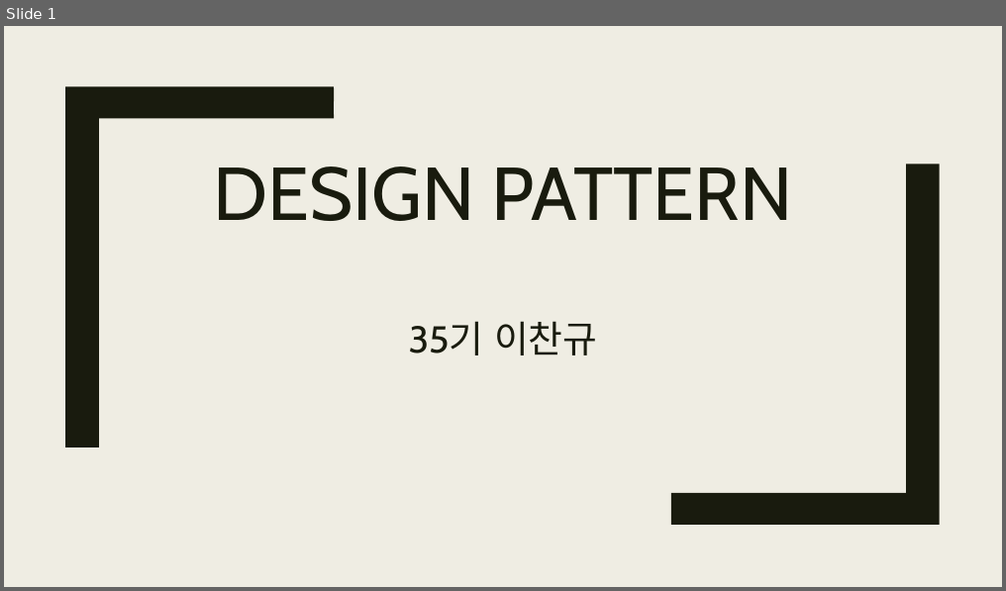
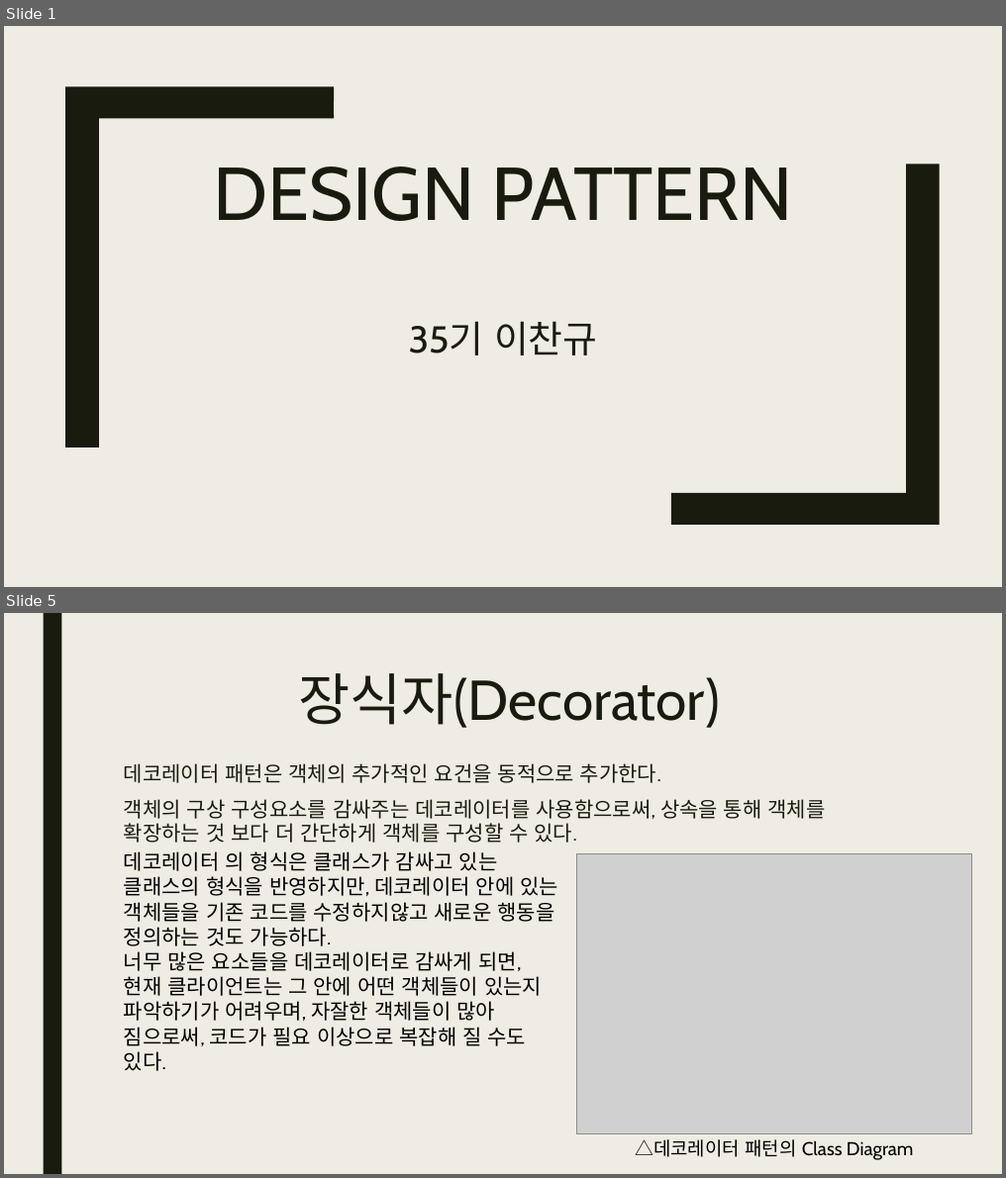
Before and after one commit to tonnac/Study_0, a slide deck: Design_Pattern.pptx. Shown one above the other, each under a label of ours: slide 1 before the commit, slides 1 and 5 after it; the slides between them are not shown. The pictures are 1006x591 and 1006x1178 pixels, drawn with LibreOffice and Linux fonts; fonts in the diff are those of the drawing; grey boxes stand for pictures. Boxes give left, top, right and bottom in pixels: in the first picture for what was removed or moved away, otherwise in the second. Text is boxed around its words. In the diff, an @@ line names an element or a change of style, - is before the commit and + after.

```diff
--- a/Design_Pattern.pptx
+++ b/Design_Pattern.pptx
@@ slide 5 added at <box>4,613,1002,1174</box>, background #EFEDE3 @@
@@ rectangle added at <box>43,613,61,1174</box>, fill #191B0E @@
@@ title added at <box>299,673,720,728</box>, 54 pt, text #191B0E @@
+장식자(Decorator)
@@ text added at <box>124,763,825,843</box>, 20 pt, text #191B0E @@
+데코레이터 패턴은 객체의 추가적인 요건을 동적으로 추가한다.
+객체의 구상 구성요소를 감싸주는 데코레이터를 사용함으로써, 상속을 통해 객체를 확장하는 것 보다 더 간단하게 객체를 구성할 수 있다.
@@ text added at <box>124,852,558,1071</box>, 20 pt, text #000000 @@
+데코레이터 의 형식은 클래스가 감싸고 있는 클래스의 형식을 반영하지만, 데코레이터 안에 있는 객체들을 기존 코드를 수정하지않고 새로운 행동을 정의하는 것도 가능하다.
+너무 많은 요소들을 데코레이터로 감싸게 되면,
+현재 클라이언트는 그 안에 어떤 객체들이 있는지 파악하기가 어려우며, 자잘한 객체들이 많아 짐으로써, 코드가 필요 이상으로 복잡해 질 수도 있다.
@@ picture added at <box>577,854,972,1134</box> @@
@@ text added at <box>635,1140,914,1160</box>, 18 pt, text #000000 @@
+△데코레이터 패턴의 Class Diagram
```
Also in this commit, not shown: 3 slides changed, 2 other slides added.
